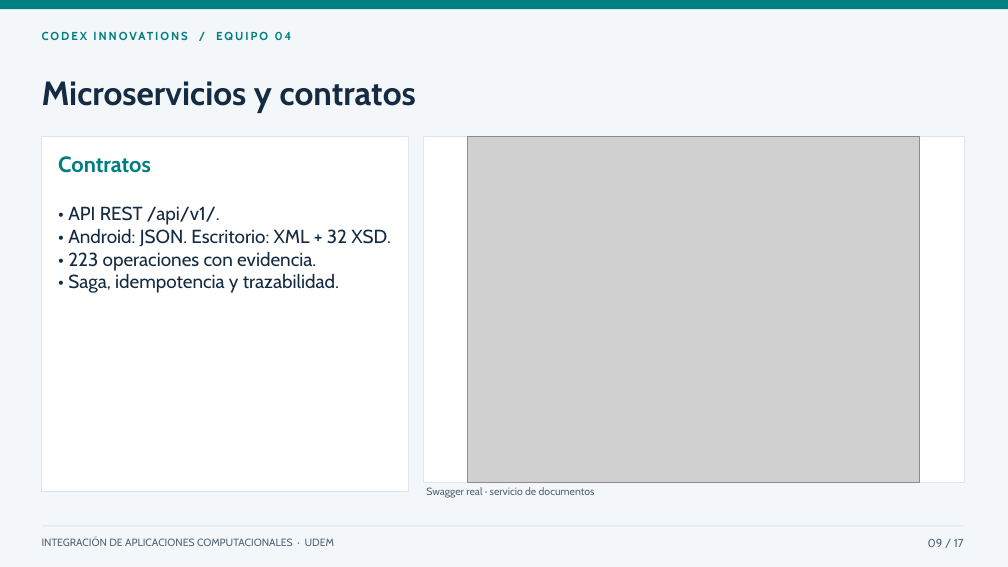
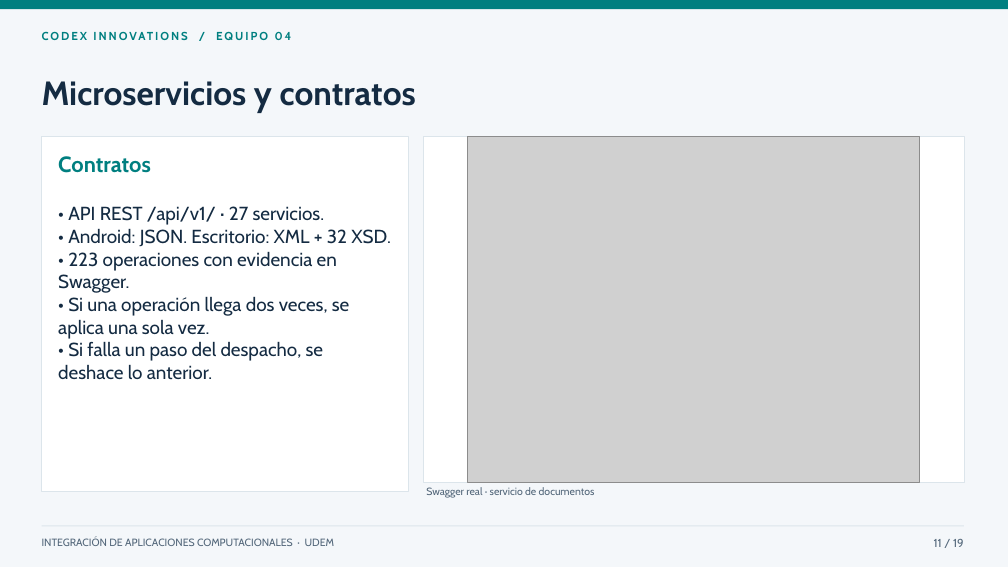
Before and after one commit to mauro-castp/proyecto-integracion, a slide deck: slide 11 of presentacion/Microhubs · Presentación final.pptx (slide 9 before the commit). Drawn at 1008x567 pixels with LibreOffice and Linux fonts; fonts in the diff are those of the drawing; grey boxes stand for pictures. Boxes give left, top, right and bottom in pixels: in the first picture for what was removed or moved away, otherwise in the second. Text is boxed around its words. In the diff, an @@ line names an element or a change of style, - is before the commit and + after.

```diff
--- a/presentacion/Microhubs · Presentación final.pptx
+++ b/presentacion/Microhubs · Presentación final.pptx
@@ text at [58,206,391,380]: text changed @@
-• API REST /api/v1/.
-• Android: JSON. Escritorio: XML + 32 XSD.
-• 223 operaciones con evidencia.
-• Saga, idempotencia y trazabilidad.
+• API REST /api/v1/ · 27 servicios.
+• Android: JSON. Escritorio: XML + 32 XSD.
+• 223 operaciones con evidencia en Swagger.
+• Si una operación llega dos veces, se aplica una sola vez.
+• Si falla un paso del despacho, se deshace lo anterior.
@@ text at [934,539,964,547]: text changed @@
-09 / 17
+11 / 19
```
Also in this commit, not shown: 15 other slides changed, 2 slides added, 1 other file.
